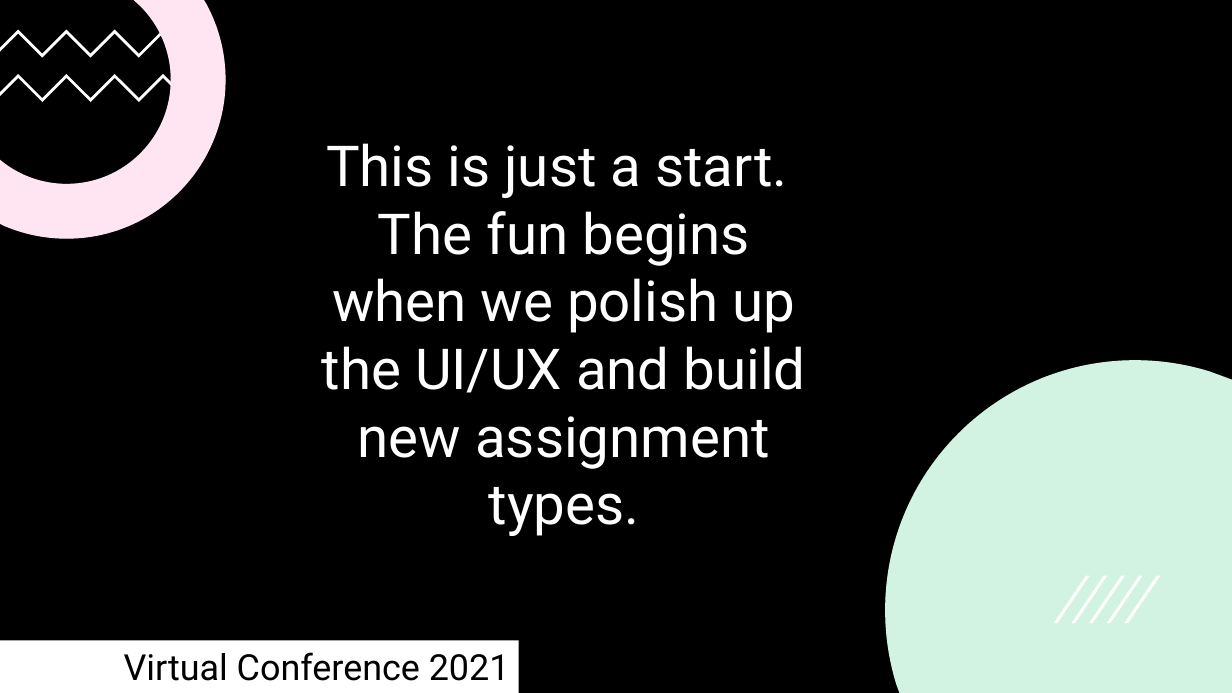
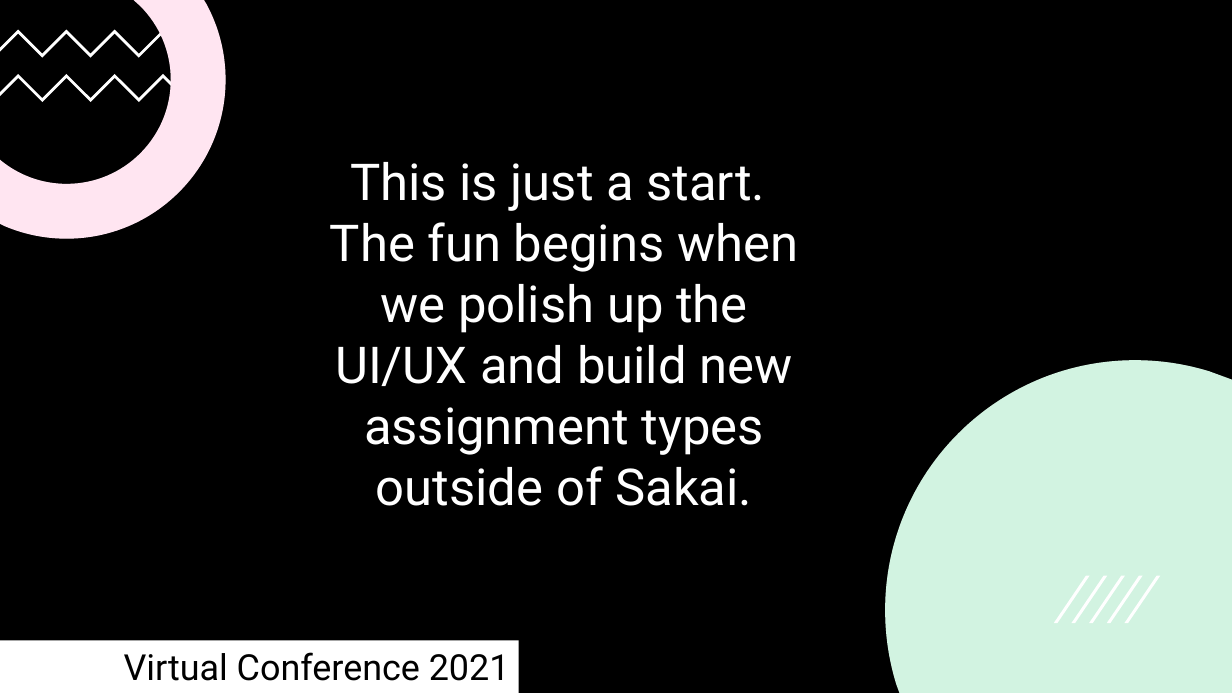
Before and after one commit to csev/talks, a slide deck: slide 7 of 2021/2021-11-12-VC-LTI.pptx. Drawn at 1232x693 pixels with LibreOffice and Linux fonts; fonts in the diff are those of the drawing; background and template pictures are left out. Boxes give left, top, right and bottom in pixels: in the first picture for what was removed or moved away, otherwise in the second. Text is boxed around its words. In the diff, an @@ line names an element or a change of style, - is before the commit and + after.

```diff
--- a/2021/2021-11-12-VC-LTI.pptx
+++ b/2021/2021-11-12-VC-LTI.pptx
@@ title at (330,162,798,506): text changed; size 44 to 39.6 pt @@
-This is just a start. The fun begins when we polish up the UI/UX and build new assignment types.
+This is just a start. The fun begins when we polish up the UI/UX and build new assignment types outside of Sakai.
```
Also in this commit, not shown: 1 other slide changed, 1 other file.
